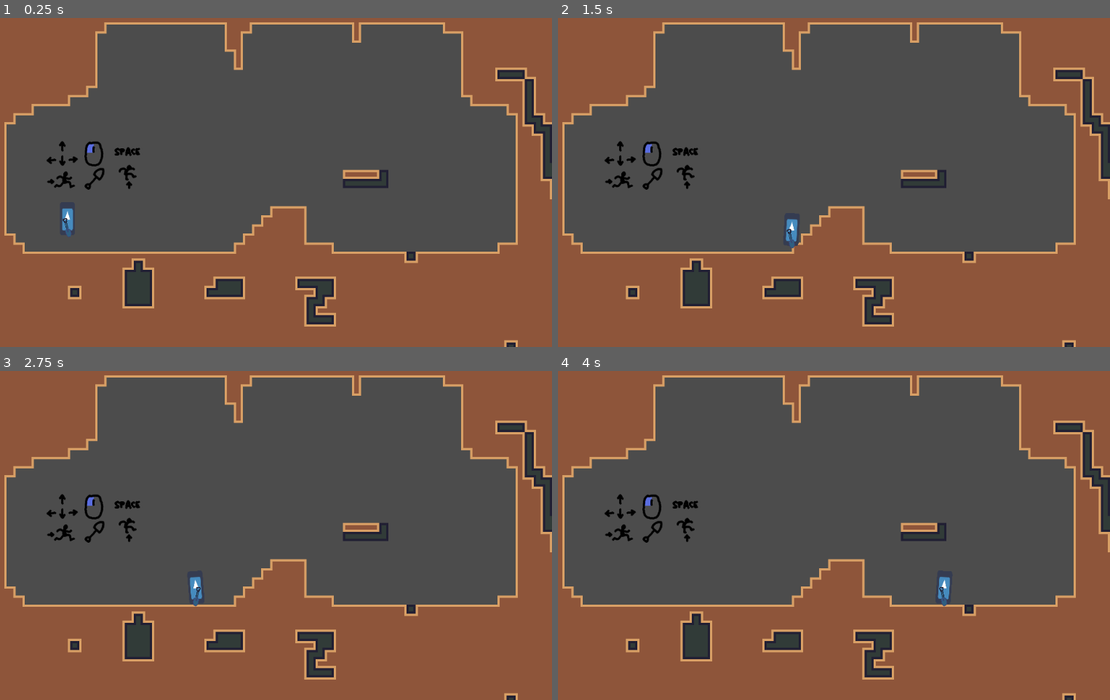
Above: before the commit, frames 1-4 (two rows, left to right).
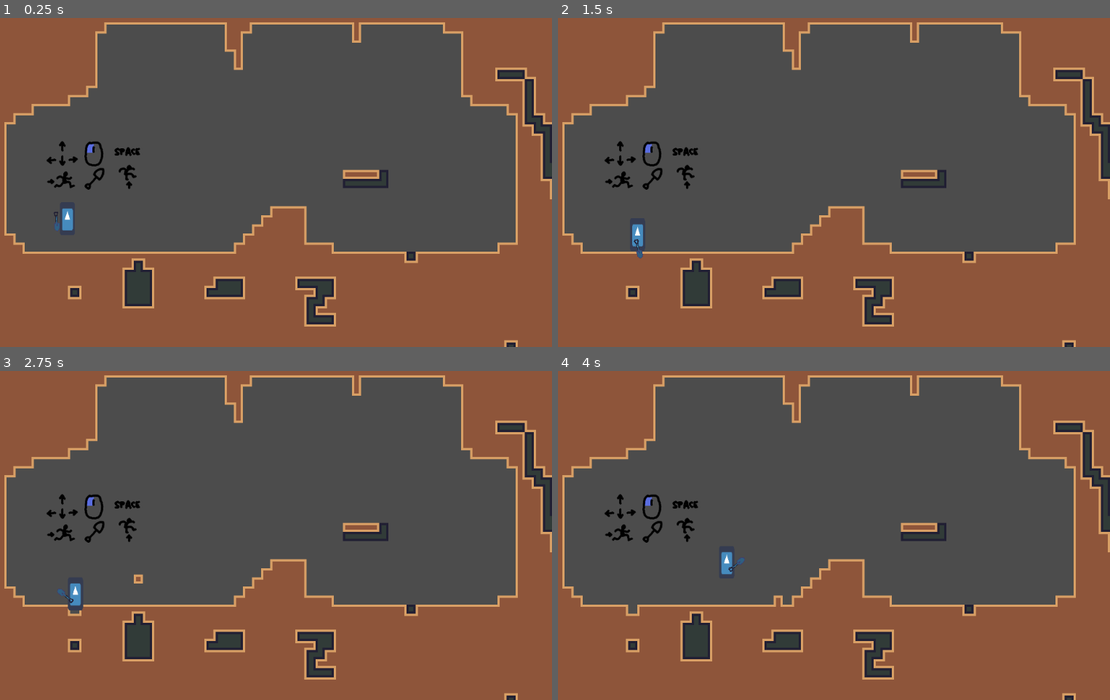
Above: after the commit, the same moments.

Repository: Eptwalabha/ld48
Game: Godot game, scene res://scenes/levels/LevelBase.tscn
Same seed, same stepped clock (60 frames per second), same inputs: the game is played once before the commit and once after it. The engine's default icon, where the game draws it, is replaced by a stand-in: a white triangle on a blue panel in a dark square.
Inputs (mouse positions are in pixels of both pictures, inside the frame that each line leads up to):
- Up to frame 1 (0.25 s): no input
- Up to frame 2 (1.5 s): move the mouse to (944, 159) at 0.52 s; hold E (action) 0.53-1.28 s; hold Right (move_right) from 0.53 s (still down); tap Space (move_jump) at 0.77 s; move the mouse to (701, 192) at 1.27 s; tap E (action) at 1.35 s
- Up to frame 3 (2.75 s): tap Space (move_jump) at 1.52 s; move the mouse to (320, 453) at 2.02 s; release Right (move_right) at 2.03 s; hold Left (move_left) from 2.03 s (still down); hold E (action) from 2.03 s (still down)
- Up to frame 4 (4 s): move the mouse to (789, 598) at 2.77 s; release Left (move_left) at 2.78 s; release E (action) at 2.78 s; hold Right (move_right) from 2.78 s (still down); tap E (action) at 2.85 s; tap Space (move_jump) at 3.02, 3.77 s; move the mouse to (994, 581) at 3.52 s; hold E (action) from 3.53 s (still down)

The runs differ from the first frame. In frame 1, less than 0.1% of the frame differs, in the area x 9-14%, y 58-67%; in frame 2, 0.3%; in frame 3, 0.5%; in frame 4, 0.5%, in the area x 12-72%, y 54-75%.

Commit message:
add jump state to player

Diff:
--- a/scenes/Player.gd
+++ b/scenes/Player.gd
@@ -60,8 +60,6 @@
 	if !is_digging():
 		dir -= float(Input.is_action_pressed("move_left"))
 		dir += float(Input.is_action_pressed("move_right"))
-		if dir != 0.0:
-			state_machine.travel("move")
 
 #	if dir != 0 and is_realy_on_floor() and $RayStep.is_colliding():
 #		if not ($RayHead.is_colliding() or $RayStep2.is_colliding()):
@@ -72,9 +70,16 @@
 	if is_realy_on_floor() and Input.is_action_just_pressed("move_jump"):
 		velocity.y -= jump
 
+
 	velocity += gravity * delta
 
 	velocity = move_and_slide(velocity, Vector2.UP)
 
+	var grounded = is_realy_on_floor()
+	anim_tree["parameters/conditions/grounded"] = grounded
+	anim_tree["parameters/conditions/not_grounded"] = !grounded
+	anim_tree["parameters/conditions/moving"] = dir != 0.0
+	anim_tree["parameters/conditions/not_moving"] = dir == 0.0
+
 func is_realy_on_floor() -> bool:
 	return is_on_floor() or $FloorL.is_colliding() or $FloorR.is_colliding()
--- a/scenes/Player.tscn
+++ b/scenes/Player.tscn
@@ -119,6 +119,35 @@
 "values": [ Vector2( -2.75, -21.5 ) ]
 }
 
+[sub_resource type="Animation" id=15]
+resource_name = "jump"
+length = 0.8
+loop = true
+tracks/0/type = "value"
+tracks/0/path = NodePath("Pivot/SpadePivot:position")
+tracks/0/interp = 1
+tracks/0/loop_wrap = true
+tracks/0/imported = false
+tracks/0/enabled = true
+tracks/0/keys = {
+"times": PoolRealArray( 0, 0.2, 0.5, 0.8 ),
+"transitions": PoolRealArray( 1, 1, 1, 1 ),
+"update": 0,
+"values": [ Vector2( -18.4645, -32.1634 ), Vector2( -20.715, -32.9901 ), Vector2( -14.8166, -32.1879 ), Vector2( -18.4645, -32.1634 ) ]
+}
+tracks/1/type = "value"
+tracks/1/path = NodePath("Pivot/SpadePivot:rotation_degrees")
+tracks/1/interp = 1
+tracks/1/loop_wrap = true
+tracks/1/imported = false
+tracks/1/enabled = true
+tracks/1/keys = {
+"times": PoolRealArray( 0, 0.3, 0.8 ),
+"transitions": PoolRealArray( 1, 1, 1 ),
+"update": 0,
+"values": [ 27.761, 7.11502, 27.761 ]
+}
+
 [sub_resource type="Animation" id=8]
 resource_name = "move"
 length = 0.8
@@ -154,6 +183,9 @@
 [sub_resource type="AnimationNodeAnimation" id=9]
 animation = "idle"
 
+[sub_resource type="AnimationNodeAnimation" id=16]
+animation = "jump"
+
 [sub_resource type="AnimationNodeAnimation" id=10]
 animation = "move"
 
@@ -164,17 +196,30 @@
 auto_advance = true
 
 [sub_resource type="AnimationNodeStateMachineTransition" id=13]
+advance_condition = "moving"
 
 [sub_resource type="AnimationNodeStateMachineTransition" id=14]
+advance_condition = "not_moving"
+
+[sub_resource type="AnimationNodeStateMachineTransition" id=18]
+advance_condition = "grounded"
+
+[sub_resource type="AnimationNodeStateMachineTransition" id=19]
+advance_condition = "not_grounded"
+
+[sub_resource type="AnimationNodeStateMachineTransition" id=20]
+advance_condition = "not_grounded"
 
 [sub_resource type="AnimationNodeStateMachine" id=6]
 states/dig/node = SubResource( 5 )
-states/dig/position = Vector2( 566, 67 )
+states/dig/position = Vector2( 594, 81 )
 states/idle/node = SubResource( 9 )
 states/idle/position = Vector2( 231, 81 )
+states/jump/node = SubResource( 16 )
+states/jump/position = Vector2( 594, 198 )
 states/move/node = SubResource( 10 )
-states/move/position = Vector2( 356, 180 )
-transitions = [ "idle", "dig", SubResource( 11 ), "dig", "idle", SubResource( 12 ), "idle", "move", SubResource( 13 ), "move", "idle", SubResource( 14 ) ]
+states/move/position = Vector2( 231, 198 )
+transitions = [ "idle", "dig", SubResource( 11 ), "dig", "idle", SubResource( 12 ), "idle", "move", SubResource( 13 ), "move", "idle", SubResource( 14 ), "jump", "idle", SubResource( 18 ), "idle", "jump", SubResource( 19 ), "move", "jump", SubResource( 20 ) ]
 start_node = "idle"
 
 [sub_resource type="AnimationNodeStateMachinePlayback" id=7]
@@ -198,7 +243,11 @@
 position = Vector2( 35, -19.25 )
 
 [node name="SpadePivot" type="Node2D" parent="Pivot"]
-position = Vector2( -2.75, -21.5 )
+position = Vector2( -15.2464, -32.185 )
+rotation = 0.29379
+__meta__ = {
+"_edit_group_": true
+}
 
 [node name="spade" type="Sprite" parent="Pivot/SpadePivot"]
 position = Vector2( 2.25, 7.25 )
@@ -241,6 +290,7 @@
 [node name="AnimationPlayer" type="AnimationPlayer" parent="."]
 anims/dig = SubResource( 3 )
 anims/idle = SubResource( 4 )
+anims/jump = SubResource( 15 )
 anims/move = SubResource( 8 )
 
 [node name="AnimationTree" type="AnimationTree" parent="."]
@@ -248,3 +298,7 @@
 anim_player = NodePath("../AnimationPlayer")
 active = true
 parameters/playback = SubResource( 7 )
+parameters/conditions/grounded = false
+parameters/conditions/moving = false
+parameters/conditions/not_grounded = false
+parameters/conditions/not_moving = false
Not shown: 1 places in scenes/Player.tscn that only renumber resources
